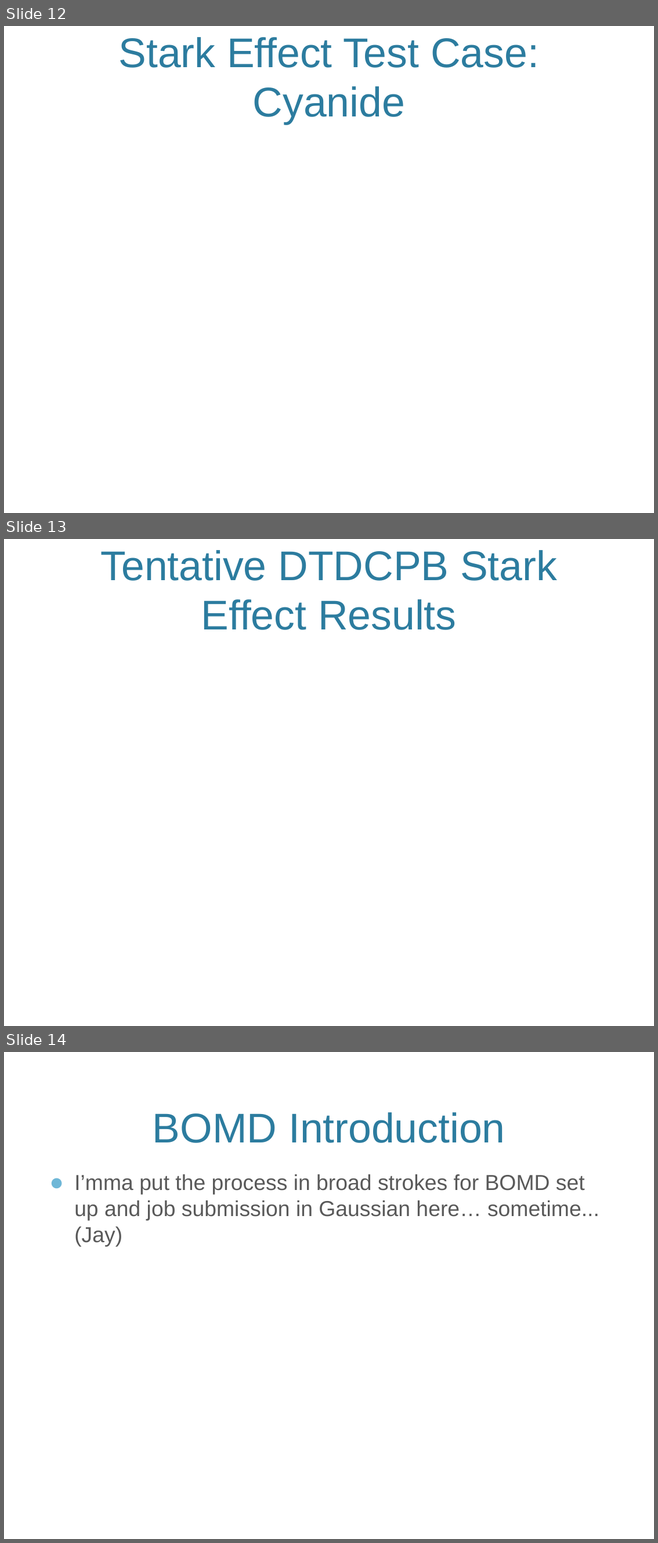
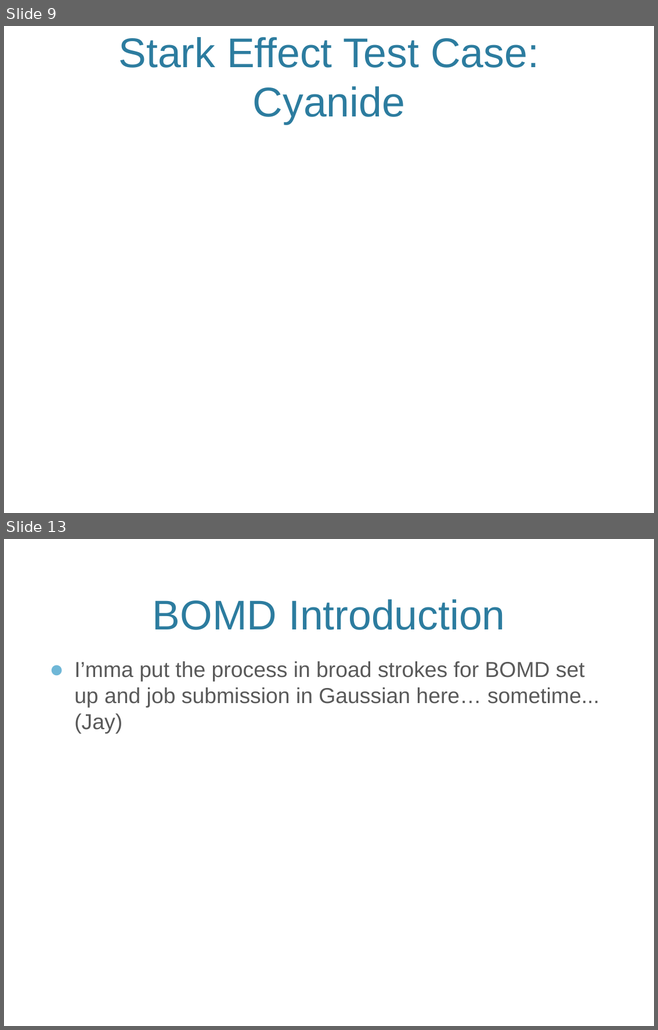
Before and after one commit to jjradler/565projectSp16, a slide deck: 565Presentation.pptx. Shown one above the other, each under a label of ours: slides 12, 13 and 14 before the commit, slides 9 and 13 after it; the slides between them are not shown. The pictures are 658x1543 and 658x1030 pixels, drawn with LibreOffice and Linux fonts; fonts in the diff are those of the drawing; background and template pictures are left out. Boxes give left, top, right and bottom in pixels: in the first picture for what was removed or moved away, otherwise in the second. Text is boxed around its words. In the diff, an @@ line names an element or a change of style, - is before the commit and + after.

```diff
--- a/565Presentation.pptx
+++ b/565Presentation.pptx
@@ slide 13 removed at box(4, 539, 654, 1026), background picture (left out) @@
@@ title removed at box(101, 550, 557, 630) @@
-Tentative DTDCPB Stark Effect Results
@@ what was slide 12 is now slide 9 @@
@@ what was slide 14 is now slide 13 @@
```
Also in this commit, not shown: 3 slides changed, 3 slides added, 3 other slides removed.
